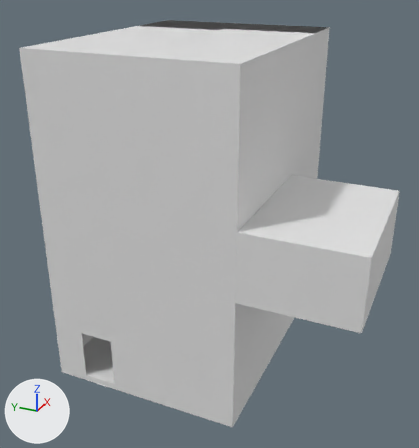
Before and after pictures for a commit that changed the Blender file DeeperAndDeeper/Assets/AssetsDeeperAndDeeper/Art/Models/Blend/Stairs.blend.
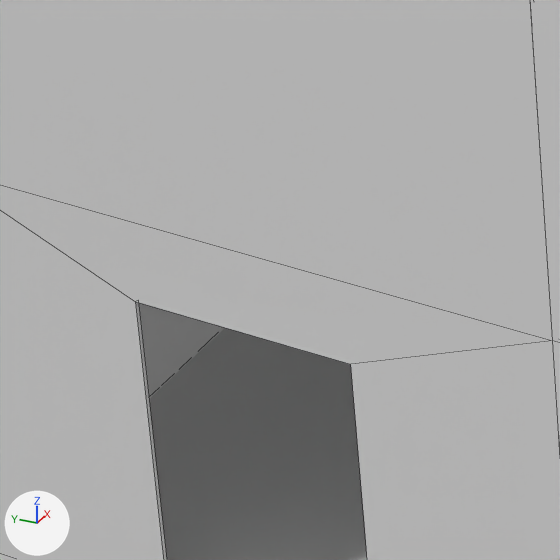
There are two pictures of each version: one whole from a camera (50 mm lens) standing at (-13.94, -10.65, 12.36) and looking at (1.36, -3.76, 4.7), one close up on the part from 15% to 33% of the width and 65% to 82% of the height. Arrows for +X, +Y and +Z are at lower left; the lights stay in place. The close-ups show mesh edges as thin lines.

Objects in the first close-up: 'Stairs', 'Walls'.
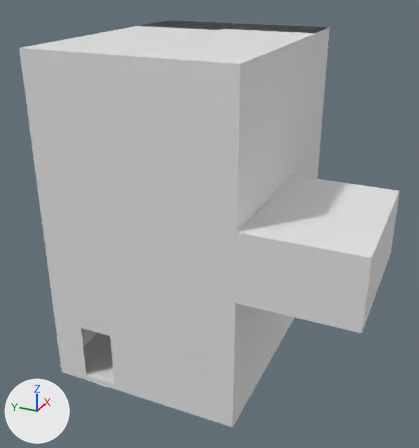
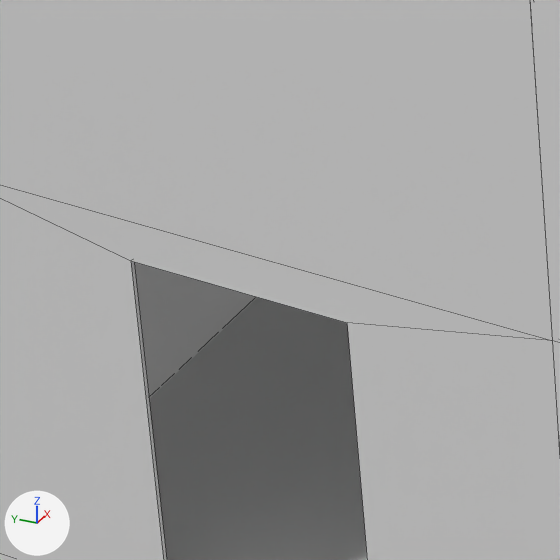
What differs and where, as boxes [x1, y1, x2, y2] in the close-ups (560 x 560 px; the box of a moved part takes in the faces that stretch with it):
part 1 of me_plane, moved or reshaped: [0, 185, 560, 560] in both

The edits, one by one:
me_plane has 112 vertices, 118 faces and spans x -2.01..6.01, y -6.04..0.01, z 0.1..10.3.
me_plane is used by ob_walls; location (0.0, 0.0, 0.0).
Before the commit, vertices of me_plane: 92 (-1.99, -0.97, 1.9), 95 (-1.99, -2.03, 1.9), 96 (-2.01, -0.97, 1.9) at pixel (135, 301), 99 (-2.01, -2.03, 1.9) at pixel (350, 364).
Part 1, on me_plane:
Vertices 92, 95, 96, 99 of me_plane move by (0.0, 0.0, 0.2).
